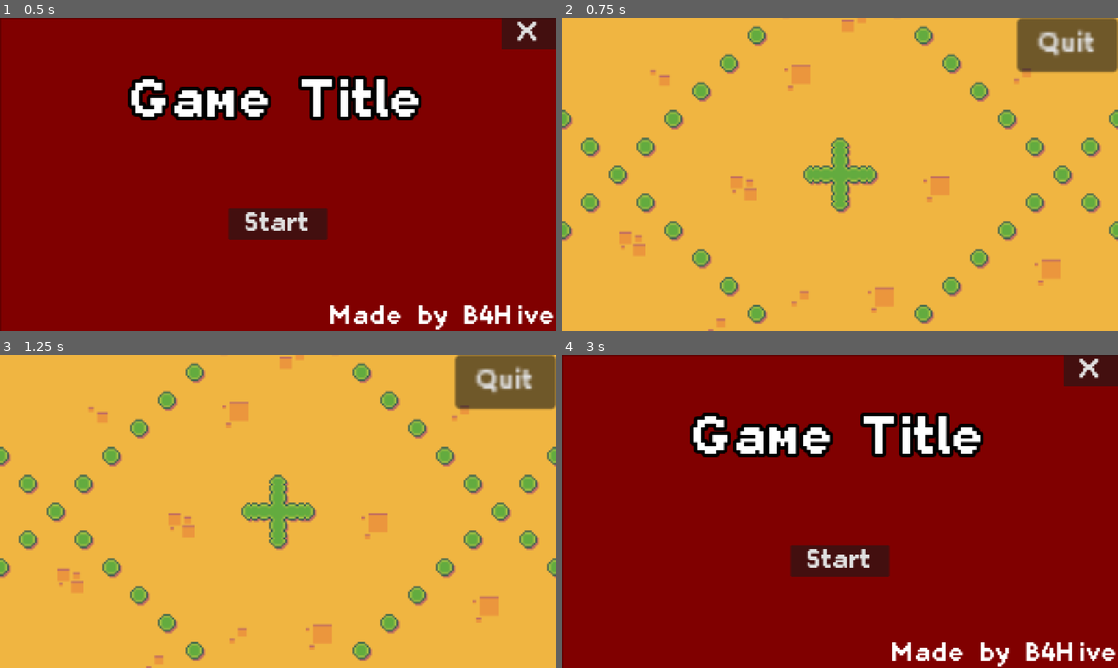
Above: before the commit, frames 1-4 (two rows, left to right).
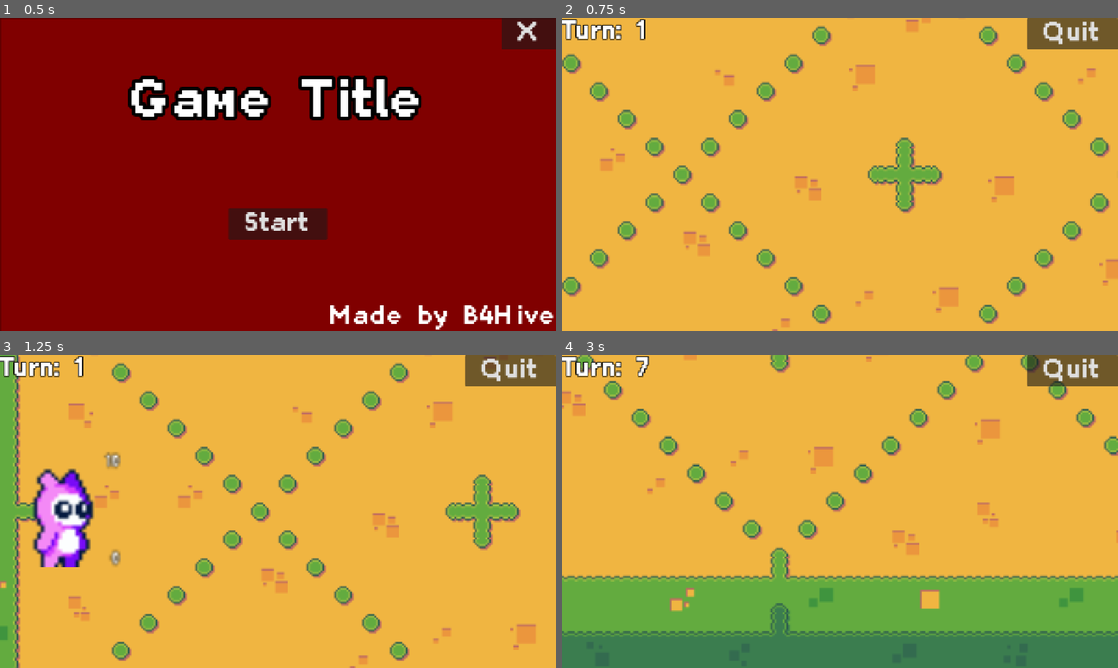
Above: after the commit, the same moments.

Repository: B4Hive/Trabalho-2-DCC148
Game: Godot game, scene res://scenes/ui/title_screen.tscn
Same seed, same stepped clock (60 frames per second), same inputs: the game is played once before the commit and once after it.
Inputs:
- Up to frame 1 (0.5 s): no input
- Up to frame 2 (0.75 s): click "Start" at 0.5 s
- Up to frame 3 (1.25 s): no input
- Up to frame 4 (3 s): tap Enter (ui_accept) at 1.25, 1.35, 1.52, 1.82, 2.1, 2.27, 2.57, 2.85 s; hold Right (ui_right) 1.28-2.03 s; hold Down (ui_down) 2.03-2.78 s; hold Right (ui_right) from 2.78 s (still down)

Frame 1 is identical in both runs. In frame 2, 18% of the frame differs, in the area x 0-100%, y 0-100%; in frame 3, 22%; in frame 4, 100%.

Commit message:
Updated player scene with initial basic behaviours:
- End Turn behaviour implemented
- ngl idk what else i did on this commit...

Diff:
--- /dev/null
+++ b/scenes/characters/base/character_tower.gd
@@ -0,0 +1,30 @@
+extends CharacterBody2D
+
+var sprite:Node
+var path:String = "res://scenes/characters/"
+var file:String = "/regular_sprite.tscn"
+var facingLeft:bool
+
+var hp : int
+@onready var hpLabel:Label = $HUD/HP
+var gold : int
+@onready var goldLabel:Label = $HUD/Gold
+
+func _ready() -> void:
+	hp = 10
+	gold = 0
+	hpLabel.text = String.num_int64(hp)
+	goldLabel.text = String.num_int64(gold)
+
+func setSprite(team:String):
+	sprite = load(path + team + file).instantiate()
+	add_child(sprite)
+	sprite.scale *= 2
+
+func flipSprite()->void:
+	if facingLeft:
+		sprite.flip_h = false
+		facingLeft = false
+	else:
+		sprite.flip_h = true
+		facingLeft = true
--- a/scenes/characters/base/character_tower.tscn
+++ b/scenes/characters/base/character_tower.tscn
@@ -33,17 +33,10 @@
 grow_horizontal = 0
 theme_override_colors/font_color = Color(1, 0, 0, 1)
 theme_override_constants/outline_size = 2
-text = "10"
+text = "x"
 label_settings = ExtResource("1_lccni")
 
-[node name="Level" type="Label" parent="HUD" unique_id=1366615494]
-layout_mode = 1
-offset_right = 4.0
-offset_bottom = 8.0
-text = "*"
-label_settings = ExtResource("1_lccni")
-
-[node name="Energy" type="Label" parent="HUD" unique_id=2047995824]
+[node name="Gold" type="Label" parent="HUD" unique_id=2047995824]
 layout_mode = 1
 anchors_preset = 3
 anchor_left = 1.0
@@ -54,5 +47,5 @@
 offset_top = -8.0
 grow_horizontal = 0
 grow_vertical = 0
-text = "0"
+text = "x"
 label_settings = ExtResource("1_lccni")
--- a/scenes/characters/character_dude_bow.tscn
+++ /dev/null
@@ -1,52 +0,0 @@
-[gd_scene format=3 uid="uid://cu7pa2ixjn2st"]
-
-[sub_resource type="SpriteFrames" id="SpriteFrames_yf5fn"]
-animations = [{
-"frames": [],
-"loop": 1,
-"name": &"attack",
-"speed": 5.0
-}, {
-"frames": [],
-"loop": 1,
-"name": &"death",
-"speed": 5.0
-}, {
-"frames": [],
-"loop": 1,
-"name": &"hurt",
-"speed": 5.0
-}, {
-"frames": [],
-"loop": 1,
-"name": &"idle",
-"speed": 5.0
-}, {
-"frames": [],
-"loop": 1,
-"name": &"run",
-"speed": 5.0
-}, {
-"frames": [],
-"loop": 1,
-"name": &"special",
-"speed": 5.0
-}, {
-"frames": [],
-"loop": 1,
-"name": &"walk",
-"speed": 5.0
-}]
-
-[sub_resource type="RectangleShape2D" id="RectangleShape2D_g4v7s"]
-size = Vector2(16, 26)
-
-[node name="CharacterDudeBow" type="CharacterBody2D" unique_id=1361184287]
-
-[node name="AnimatedSprite2D" type="AnimatedSprite2D" parent="." unique_id=819902980]
-position = Vector2(6, -8)
-sprite_frames = SubResource("SpriteFrames_yf5fn")
-animation = &"walk"
-
-[node name="CollisionShape2D" type="CollisionShape2D" parent="." unique_id=1275590322]
-shape = SubResource("RectangleShape2D_g4v7s")
--- /dev/null
+++ b/scenes/characters/player.gd
@@ -0,0 +1,34 @@
+extends Node2D
+
+@export var ai:bool
+var team:String
+var units:Array[Node2D]
+
+@onready var camera:Node = $"../Camera2D"
+
+var active:bool = false
+signal endTurnSignal
+
+func _ready() -> void:
+	if ai: team = "dude"
+	else: team = "pink"
+	$CharacterTower.setSprite(team)
+	if ai: $CharacterTower.flipSprite()
+
+func _process(delta: float) -> void:
+	if active and Input.is_action_just_pressed("ui_accept"):
+		await get_tree().create_timer(0.5).timeout
+		endTurn()
+
+func play()->void:
+	active = true
+	camera.setTarget(self)
+	#TODO: Player Actions
+	#TODO: Enemy AI
+
+func endTurn()->void:
+	active = false
+	emit_signal("endTurnSignal")
+
+func summonUnit(type:String)->void:
+	print(type)
--- /dev/null
+++ b/scenes/characters/player.tscn
@@ -0,0 +1,11 @@
+[gd_scene format=3 uid="uid://d0b71ig7f6uvf"]
+
+[ext_resource type="Script" uid="uid://dyncpuu4rhe3e" path="res://scenes/characters/player.gd" id="1_f8dhs"]
+[ext_resource type="PackedScene" uid="uid://3nc263wrndg0" path="res://scenes/characters/base/character_tower.tscn" id="2_sj0ne"]
+[ext_resource type="Script" uid="uid://cc85wl5tn1vqy" path="res://scenes/characters/base/character_tower.gd" id="3_6aeoy"]
+
+[node name="Player" type="Node2D" unique_id=1022870069]
+script = ExtResource("1_f8dhs")
+
+[node name="CharacterTower" parent="." unique_id=1577901029 instance=ExtResource("2_sj0ne")]
+script = ExtResource("3_6aeoy")
--- a/scenes/ui/camera_2d.gd
+++ b/scenes/ui/camera_2d.gd
@@ -1,7 +1,19 @@
 extends Camera2D
 
-#var speed: float = 50
-#func _process(delta: float) -> void:
-	#var dy = Input.get_axis("ui_up", "ui_down")
-	#var dx = Input.get_axis("ui_left", "ui_right")
-	#translate(speed * delta * Vector2(dx,dy))
+var target : Node
+
+func setTarget(newTarget:Node)->void:
+	target = newTarget
+
+func _process(delta: float) -> void:
+	var target_pos = position
+	var dir = Input.get_vector("ui_left", "ui_right", "ui_up", "ui_down")
+	if dir != Vector2.ZERO:
+		target_pos += dir * delta * 10000
+	elif target == null:
+		target_pos = Vector2.ZERO
+	else:
+		target_pos = target.position
+	position = position.lerp(target_pos, delta)
+	position.x = clamp(position.x, limit_left, limit_right)
+	position.y = clamp(position.y, limit_top, limit_bottom)
--- a/scenes/ui/game_screen.gd
+++ b/scenes/ui/game_screen.gd
@@ -1,4 +1,20 @@
 extends Control
+
+@export var players:Array[Node]
+@onready var camera = $Camera2D
+@onready var turnLabel = $CanvasLayer/HUD/TurnLabel
+
+var turn:int = 0
+
+func _ready() -> void:
+	_on_end_turn()
 
 func _on_quit_button_pressed() -> void:
 	get_tree().change_scene_to_file("res://scenes/ui/title_screen.tscn")
+
+func _on_end_turn() -> void:
+	turnLabel.text = "Turn: " + String.num_int64(turn+1)
+	var currentPlayer = players[turn%2]
+	currentPlayer.play()
+	#TODO: Check endGame conditions
+	turn+=1
--- a/scenes/ui/game_screen.tscn
+++ b/scenes/ui/game_screen.tscn
@@ -4,11 +4,12 @@
 [ext_resource type="Script" uid="uid://rnjl5t8wqxxu" path="res://scenes/ui/game_screen.gd" id="2_gkbp4"]
 [ext_resource type="PackedScene" uid="uid://j1ougbi7o5yn" path="res://scenes/tilemap/tile_map.tscn" id="3_nwa5a"]
 [ext_resource type="Script" uid="uid://b6m0p3ogyg1te" path="res://scenes/ui/camera_2d.gd" id="4_0kkfd"]
+[ext_resource type="PackedScene" uid="uid://d0b71ig7f6uvf" path="res://scenes/characters/player.tscn" id="5_0kkfd"]
 
 [sub_resource type="StyleBoxFlat" id="StyleBoxFlat_g4v7s"]
 bg_color = Color(1, 1, 1, 0)
 
-[node name="GameScreen" type="Control" unique_id=276173635]
+[node name="GameScreen" type="Control" unique_id=276173635 node_paths=PackedStringArray("players")]
 layout_mode = 3
 anchors_preset = 8
 anchor_left = 0.5
@@ -25,8 +26,50 @@
 size_flags_vertical = 6
 theme = ExtResource("1_gkbp4")
 script = ExtResource("2_gkbp4")
+players = [NodePath("Player"), NodePath("Player2")]
+
+[node name="CanvasLayer" type="CanvasLayer" parent="." unique_id=391304015]
+layer = 4
+
+[node name="HUD" type="Panel" parent="CanvasLayer" unique_id=1562454173]
+anchors_preset = 15
+anchor_right = 1.0
+anchor_bottom = 1.0
+grow_horizontal = 2
+grow_vertical = 2
+size_flags_horizontal = 8
+size_flags_vertical = 0
+theme = ExtResource("1_gkbp4")
+theme_override_styles/panel = SubResource("StyleBoxFlat_g4v7s")
+
+[node name="TurnLabel" type="Label" parent="CanvasLayer/HUD" unique_id=513400843]
+layout_mode = 1
+offset_right = 174.0
+offset_bottom = 64.0
+theme_override_colors/font_outline_color = Color(0, 0, 0, 1)
+theme_override_constants/outline_size = 8
+text = "Turn: "
+
+[node name="QuitButton" type="Button" parent="CanvasLayer/HUD" unique_id=1948360086]
+layout_mode = 1
+anchors_preset = 1
+anchor_left = 1.0
+anchor_right = 1.0
+offset_left = -58.0
+offset_bottom = 31.0
+grow_horizontal = 0
+size_flags_horizontal = 8
+size_flags_vertical = 0
+text = " Quit "
 
 [node name="TileMap" parent="." unique_id=747578938 instance=ExtResource("3_nwa5a")]
+
+[node name="Player" parent="." unique_id=1022870069 instance=ExtResource("5_0kkfd")]
+position = Vector2(-240, 0)
+
+[node name="Player2" parent="." unique_id=1566627138 instance=ExtResource("5_0kkfd")]
+position = Vector2(240, 0)
+ai = true
 
 [node name="Camera2D" type="Camera2D" parent="." unique_id=2083106492]
 zoom = Vector2(4, 4)
@@ -36,32 +79,6 @@
 limit_bottom = 192
 script = ExtResource("4_0kkfd")
 
-[node name="HUD" type="Panel" parent="Camera2D" unique_id=1562454173]
-anchors_preset = 15
-anchor_right = 1.0
-anchor_bottom = 1.0
-offset_left = -160.0
-offset_top = -90.0
-offset_right = 160.0
-offset_bottom = 90.0
-grow_horizontal = 2
-grow_vertical = 2
-size_flags_horizontal = 8
-size_flags_vertical = 0
-theme = ExtResource("1_gkbp4")
-theme_override_styles/panel = SubResource("StyleBoxFlat_g4v7s")
-
-[node name="QuitButton" type="Button" parent="Camera2D/HUD" unique_id=1948360086]
-layout_mode = 1
-anchors_preset = 1
-anchor_left = 1.0
-anchor_right = 1.0
-offset_left = -42.0
-offset_bottom = 31.0
-grow_horizontal = 0
-size_flags_horizontal = 8
-size_flags_vertical = 0
-theme_override_font_sizes/font_size = 16
-text = " Quit "
-
-[connection signal="pressed" from="Camera2D/HUD/QuitButton" to="." method="_on_quit_button_pressed"]
+[connection signal="pressed" from="CanvasLayer/HUD/QuitButton" to="." method="_on_quit_button_pressed"]
+[connection signal="endTurnSignal" from="Player" to="." method="_on_end_turn"]
+[connection signal="endTurnSignal" from="Player2" to="." method="_on_end_turn"]
Binary file added: assets/characters/Arrows.png
Not shown, added: scenes/characters/base/character_sword.gd.uid
Not shown, added: scenes/characters/base/character_tower.gd.uid
Not shown, added: scenes/characters/player.gd.uid
